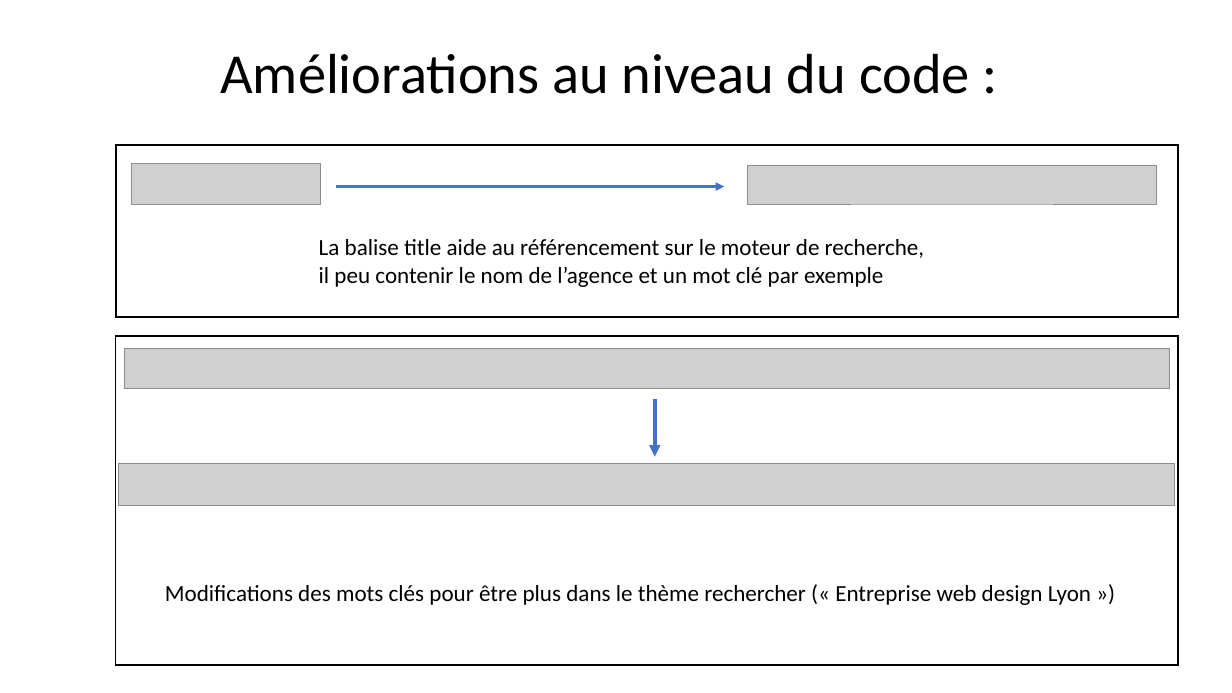
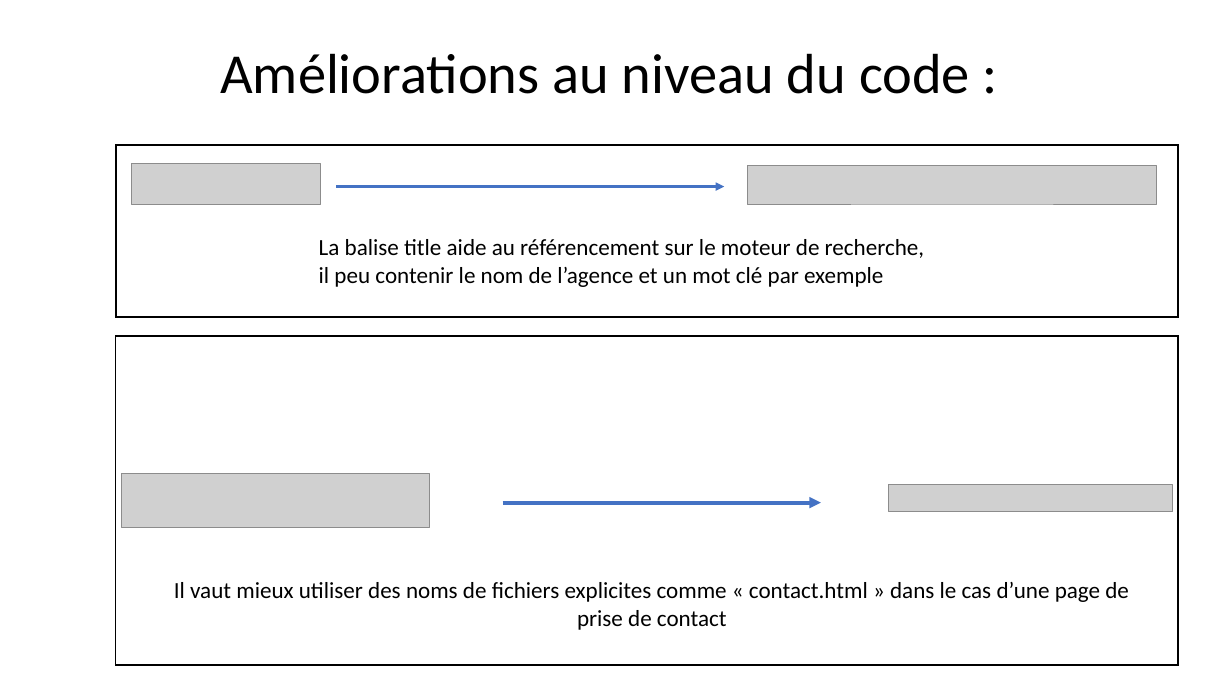
Before and after one commit to Nono-Le-Robot/TP04_Optimisez_un_site_web_existant, a slide deck: slide 4 of Ressources/Soutenance projet 04.pptx (slide 2 before the commit). Drawn at 1232x693 pixels with LibreOffice and Linux fonts; fonts in the diff are those of the drawing; grey boxes stand for pictures. Boxes give left, top, right and bottom in pixels: in the first picture for what was removed or moved away, otherwise in the second. Text is boxed around its words. In the diff, an @@ line names an element or a change of style, - is before the commit and + after.

```diff
--- a/Ressources/Soutenance projet 04.pptx
+++ b/Ressources/Soutenance projet 04.pptx
@@ picture removed at (x1=124, y1=348, x2=1169, y2=389) @@
@@ arrow removed from (655, 398) to (655, 457) @@
@@ picture removed at (x1=119, y1=463, x2=1176, y2=506) @@
@@ picture added at (x1=121, y1=474, x2=430, y2=528) @@
@@ arrow added from (503, 503) to (821, 503), #4472C4 3 pt @@
@@ picture added at (x1=889, y1=485, x2=1174, y2=513) @@
@@ text removed at (x1=165, y1=585, x2=1091, y2=605) @@
-Modifications des mots clés pour être plus dans le thème rechercher (« Entreprise web design Lyon »)
@@ text added at (x1=174, y1=582, x2=1129, y2=630), 18 pt, text #000000 @@
+Il vaut mieux utiliser des noms de fichiers explicites comme « contact.html » dans le cas d’une page de prise de contact
```
Also in this commit, not shown: 3 other slides changed, 20 slides added, 5 slides removed, 14 other files.
